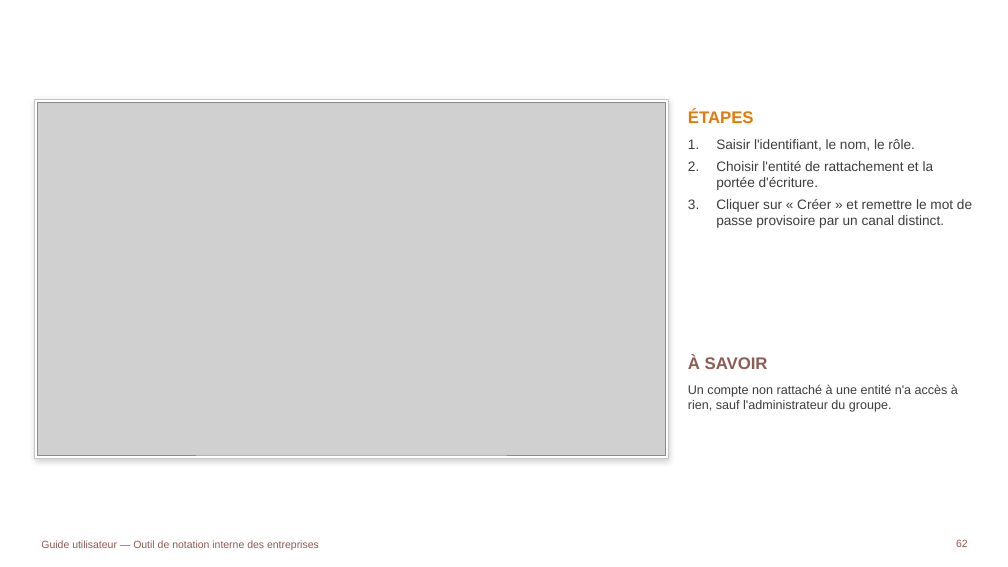
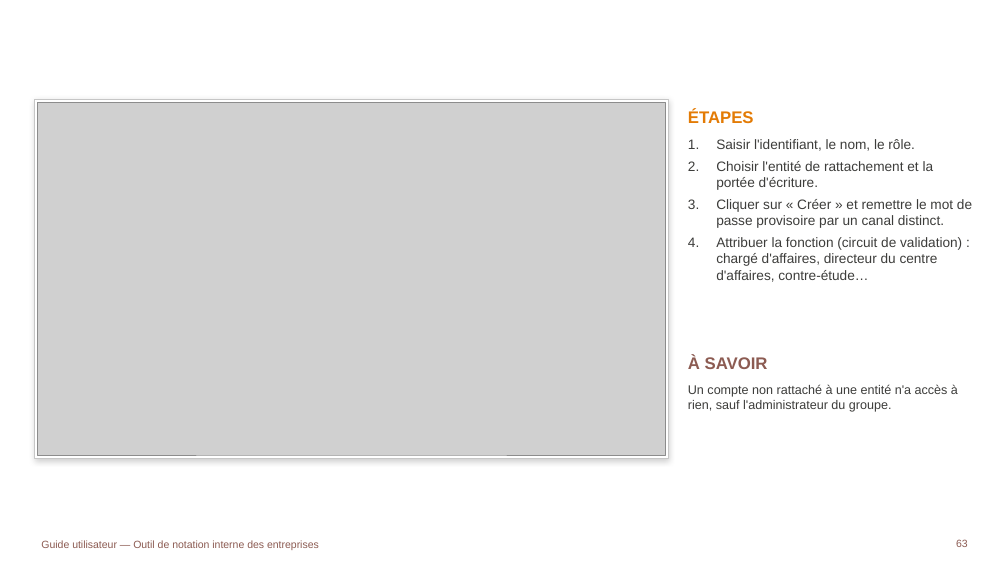
Before and after one commit to tariqeddoumi/Entreprise-scoring-cl, a slide deck: slide 63 of docs/guides/Guide_utilisateur_outil_notation.pptx (slide 62 before the commit). Drawn at 1008x567 pixels with LibreOffice and Linux fonts; fonts in the diff are those of the drawing; grey boxes stand for pictures; background and template pictures are left out. Boxes give left, top, right and bottom in pixels: in the first picture for what was removed or moved away, otherwise in the second. Text is boxed around its words. In the diff, an @@ line names an element or a change of style, - is before the commit and + after.

```diff
--- a/docs/guides/Guide_utilisateur_outil_notation.pptx
+++ b/docs/guides/Guide_utilisateur_outil_notation.pptx
@@ text at (716, 237, 962, 282): paragraph added @@
+4. Attribuer la fonction (circuit de validation) : chargé d'affaires, directeur du centre d'affaires, contre-étude…
```
Also in this commit, not shown: 6 other slides changed, 2 slides added, 2 other files.
